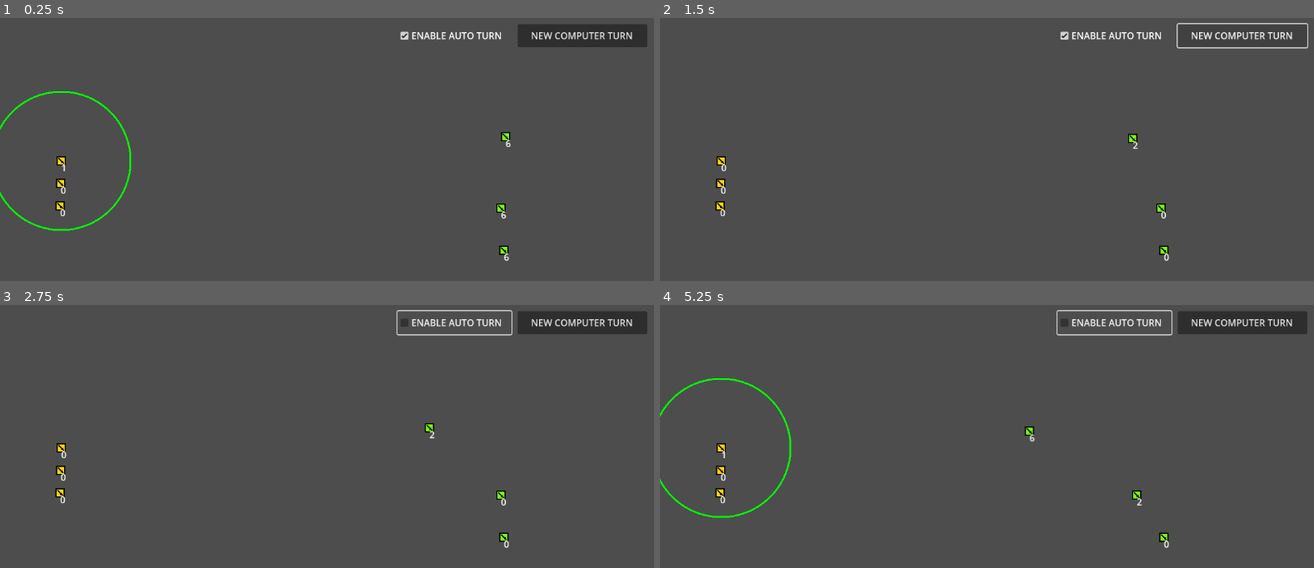
Above: before the commit, frames 1-4 (two rows, left to right).
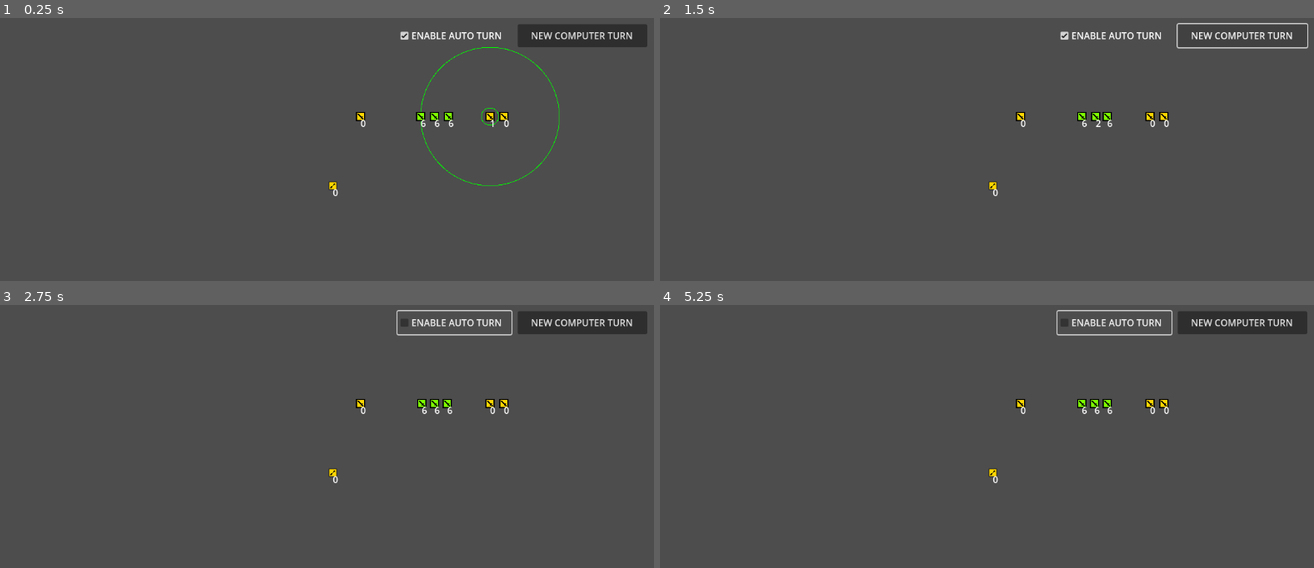
Above: after the commit, the same moments.

Repository: LegionsTheGame/Godot_turnBased
Game: Godot game, scene res://MainScene/scene_main.tscn
Two runs of this game, one before a commit and one after it. Both use one fixed random seed, a clock stepped at 60 frames per second and the inputs below.
Inputs (mouse positions are in pixels of both pictures, inside the frame that each line leads up to):
- Up to frame 1 (0.25 s): no input
- Up to frame 2 (1.5 s): click "NEW COMPUTER TURN" at 0.5 s; click "NEW COMPUTER TURN" at 1.25 s
- Up to frame 3 (2.75 s): click "ENABLE AUTO TURN" at 2 s
- Up to frame 4 (5.25 s): click "ENABLE AUTO TURN" at 2.75 s; click "NEW COMPUTER TURN" at 3.5 s; click "ENABLE AUTO TURN" at 4.25 s; move the mouse to (718, 447) at 5.02 s; press the mouse at (718, 447) at 5.03 s

The runs differ from the first frame. In frame 1, 1.6% of the frame differs, in the area x 0-86%, y 11-93%; in frame 2, 0.8%; in frame 3, 0.8%; in frame 4, 1.3%.

Commit message:
...

Diff:
--- a/LegionsTurnBased42_2/AI/ai_scene_army.tscn
+++ /dev/null
@@ -1,7 +0,0 @@
-[gd_scene load_steps=3 format=3 uid="uid://bpvco3wxf0bhp"]
-
-[ext_resource type="PackedScene" uid="uid://c5ogq412v2b3v" path="res://ArmyScene/scene_army.tscn" id="1_o6osx"]
-[ext_resource type="Script" path="res://AI/ai_script_army.gd" id="2_h3baq"]
-
-[node name="AISceneArmy" instance=ExtResource("1_o6osx")]
-script = ExtResource("2_h3baq")
--- a/LegionsTurnBased42_2/AI/ai_script_army.gd
+++ /dev/null
@@ -1,11 +0,0 @@
-extends "res://ArmyScene/script_army.gd"
-
-func _make_move():
-	var rng = RandomNumberGenerator.new()
-	print(rng.randf())
-	var saved_state = rng.state # Store current state.
-	print(rng.randf()) # Advance internal state.
-	rng.state = saved_state # Restore the state.
-	print(rng.randf()) # Prints the same value as in previous.
-
-	pass
--- a/LegionsTurnBased42_2/ArcherScene/arrow_scene.tscn
+++ b/LegionsTurnBased42_2/ArcherScene/arrow_scene.tscn
@@ -12,6 +12,7 @@
 shape = SubResource("RectangleShape2D_mnjts")
 
 [node name="Sprite2D" type="Sprite2D" parent="."]
+z_index = 1
 texture = ExtResource("2_wy0tm")
 
 [connection signal="area_entered" from="." to="." method="_on_area_entered"]
--- a/LegionsTurnBased42_2/ArmyScene/scene_army.tscn
+++ b/LegionsTurnBased42_2/ArmyScene/scene_army.tscn
@@ -57,6 +57,7 @@
 frame = 6
 
 [node name="MoveArea" type="Node2D" parent="."]
+z_index = -1
 script = ExtResource("2_yix4g")
 
 [node name="Label" type="Label" parent="."]
--- a/LegionsTurnBased42_2/ArmyScene/script_army.gd
+++ b/LegionsTurnBased42_2/ArmyScene/script_army.gd
@@ -30,9 +30,12 @@
 
 	if state == READY:
 		$MoveArea.visible = false
+		velocity 	= Vector2.ZERO
+		destination = global_position
 
 	if state == SELECTED:
 		$MoveArea.visible = true
+		velocity 	= Vector2.ZERO
 		if L.length() > 5 :
 			state = MOVEING
 
@@ -45,19 +48,22 @@
 			velocity = Vector2.ZERO
 			state = DONE_SIGNAL
 
-	if state == DONE_SIGNAL:
-			destination = global_position
-			emit_signal("signalDone",self)
-			$MoveArea.visible = false
-			state = DONE
-
 	if state == FIGHTING:
+		$MoveArea.visible = false
 		velocity 	= Vector2.ZERO
 		destination = global_position
 		# Næste state bliver sat når eksplotionen er færdig
 
+	if state == DONE_SIGNAL:
+		$MoveArea.visible = false
+		velocity 	= Vector2.ZERO
+		destination = global_position
+		emit_signal("signalDone",self)
+		state = DONE
+
 	if state == DONE:
 		$MoveArea.visible = false
+		velocity = Vector2.ZERO
 
 	$Label.text = str(state)
 	pass
@@ -70,11 +76,12 @@
 	pass
 
 func _on_area_entered(area):
+	#print(area.state, area.velocity)
 	if area is Army and area.team_number != team_number:
 		global_position -= 3*velocity
 		$AnimationPlayer.play("explotion")
 		if area.is_moveing(): area.set_fighting()
-	if area is Army and area.team_number == team_number and velocity != Vector2.ZERO:
+	if area is Army and area.team_number == team_number and is_moveing():
 		global_position -= 3*velocity
 		state = DONE_SIGNAL
 	pass
--- a/LegionsTurnBased42_2/ArmyScene/script_movearea.gd
+++ b/LegionsTurnBased42_2/ArmyScene/script_movearea.gd
@@ -4,8 +4,11 @@
 var radius = 120
 
 func _draw():
-	draw_arc(Vector2.ZERO,radius,0,2*PI,100,Color.LIME,3)
+	draw_arc(Vector2.ZERO,radius,0,2*PI,100,Color.LIME,1)
+	draw_arc(Vector2.ZERO,15,0,2*PI,100,Color.LIME,1)
+
 
 func inside(p:Vector2):
 	var L = (p-global_position).length()
+	print("in move area",L,L < radius)
 	return L < radius
--- a/LegionsTurnBased42_2/MainScene/scene_main.tscn
+++ b/LegionsTurnBased42_2/MainScene/scene_main.tscn
@@ -1,9 +1,10 @@
-[gd_scene load_steps=5 format=3 uid="uid://2mmlku0wboia"]
+[gd_scene load_steps=6 format=3 uid="uid://2mmlku0wboia"]
 
 [ext_resource type="Script" path="res://MainScene/script_main.gd" id="1_l8e2n"]
 [ext_resource type="Script" path="res://MainScene/script_human_team.gd" id="2_0f5y4"]
 [ext_resource type="PackedScene" uid="uid://c5ogq412v2b3v" path="res://ArmyScene/scene_army.tscn" id="2_2m1ud"]
 [ext_resource type="Script" path="res://MainScene/script_computer_team.gd" id="3_4ix2j"]
+[ext_resource type="PackedScene" uid="uid://cbsgnl3hrtghq" path="res://ArcherScene/archer_scene.tscn" id="3_fg2sj"]
 
 [node name="MainScene" type="Node2D"]
 script = ExtResource("1_l8e2n")
@@ -37,29 +38,32 @@
 [node name="HumanTeam" type="Node2D" parent="."]
 script = ExtResource("2_0f5y4")
 
-[node name="SceneArmy3" parent="HumanTeam" instance=ExtResource("2_2m1ud")]
-position = Vector2(-470, -43)
+[node name="SceneArmy0" parent="HumanTeam" instance=ExtResource("2_2m1ud")]
+position = Vector2(272, -120)
+team_number = 1
+
+[node name="SceneArmy1" parent="HumanTeam" instance=ExtResource("2_2m1ud")]
+position = Vector2(48, -120)
 team_number = 1
 
 [node name="SceneArmy2" parent="HumanTeam" instance=ExtResource("2_2m1ud")]
-position = Vector2(-472, 35)
+position = Vector2(296, -120)
 team_number = 1
 
-[node name="SceneArmy1" parent="HumanTeam" instance=ExtResource("2_2m1ud")]
-position = Vector2(-471, -4)
+[node name="ArcherScene" parent="HumanTeam" instance=ExtResource("3_fg2sj")]
 team_number = 1
 
 [node name="ComputerTeam" type="Node2D" parent="."]
 script = ExtResource("3_4ix2j")
 
+[node name="SceneArmy0" parent="ComputerTeam" instance=ExtResource("2_2m1ud")]
+position = Vector2(152, -120)
+
 [node name="SceneArmy1" parent="ComputerTeam" instance=ExtResource("2_2m1ud")]
-position = Vector2(299, -85)
+position = Vector2(200, -120)
 
 [node name="SceneArmy2" parent="ComputerTeam" instance=ExtResource("2_2m1ud")]
-position = Vector2(291, 39)
-
-[node name="SceneArmy3" parent="ComputerTeam" instance=ExtResource("2_2m1ud")]
-position = Vector2(296, 112)
+position = Vector2(176, -120)
 
 [connection signal="button_down" from="ResetHumanTurn" to="HumanTeam" method="_on_reset_human_turn_button_down"]
 [connection signal="button_down" from="ResetComputerTurn" to="ComputerTeam" method="_on_reset_computer_turn_button_down"]
--- a/LegionsTurnBased42_2/MainScene/script_computer_team.gd
+++ b/LegionsTurnBased42_2/MainScene/script_computer_team.gd
@@ -22,27 +22,32 @@
 
 func _process(delta):
 	if armyInFocus.is_ready():
+		print("computer started moving", indexArmy)
 		armyInFocus.set_selected()
 		var enemy = humanTeam[indexArmy%humanTeam.size()]
 
 		var new_dir = (enemy.global_position - armyInFocus.global_position).normalized()
 		var new_pos = armyInFocus.global_position + new_dir*100
+
+		#print(armyInFocus.global_position,new_pos)
+
 		armyInFocus.set_destination(new_pos)
 	pass
 
 
 func _recived_army_done(army:Army):
-	#print("computer army done .. new army ",indexArmy )
+	print("computer done .. index",indexArmy ," ", army.name)
 	if indexArmy < computerTeam.size()-1:
 		indexArmy +=1
 		armyInFocus = computerTeam[indexArmy]
 	else:
+		print("computer finished", indexArmy)
 		emit_signal("signalComputerTurnFinished")
 	pass
 
 func _on_reset_computer_turn_button_down():
+	for a in computerTeam:
+		a.set_ready()
 	indexArmy = 0
 	armyInFocus = computerTeam[indexArmy]
-	for a in computerTeam:
-		a.set_ready()
 	pass
